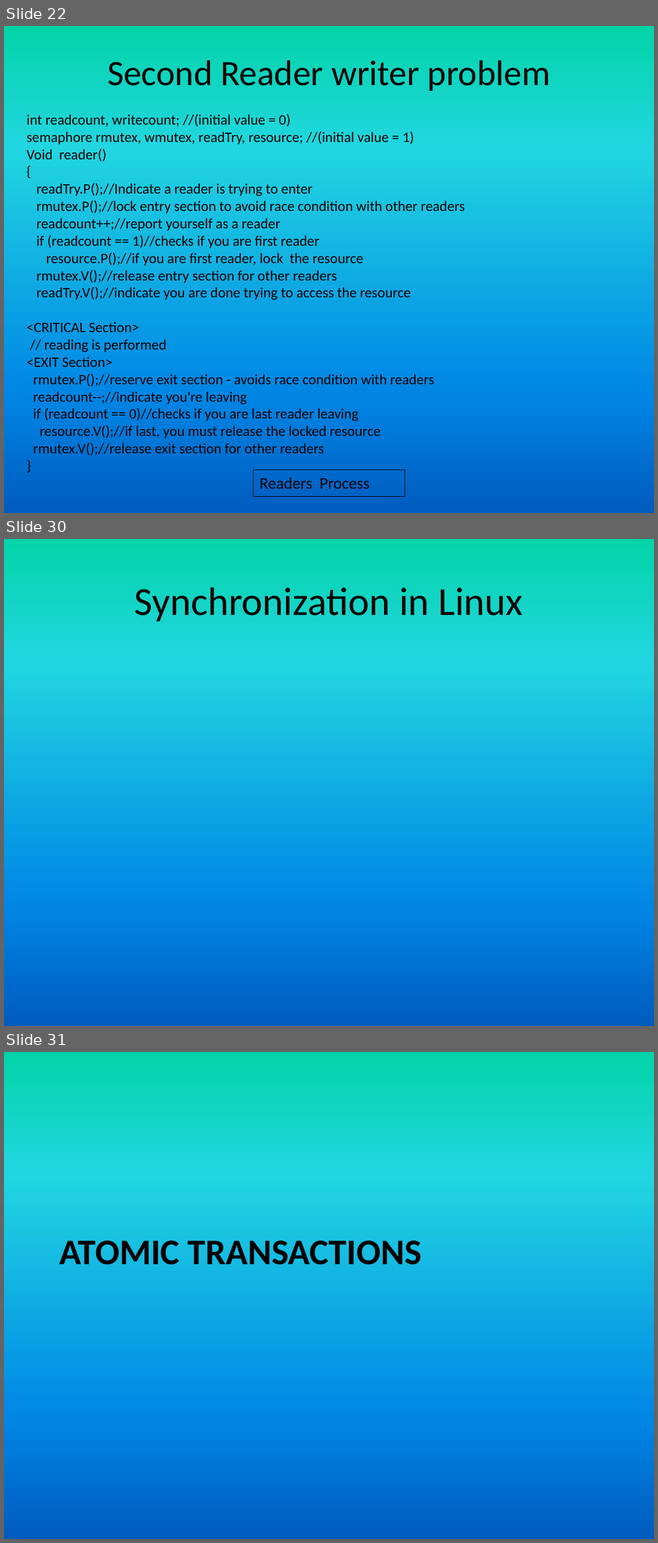
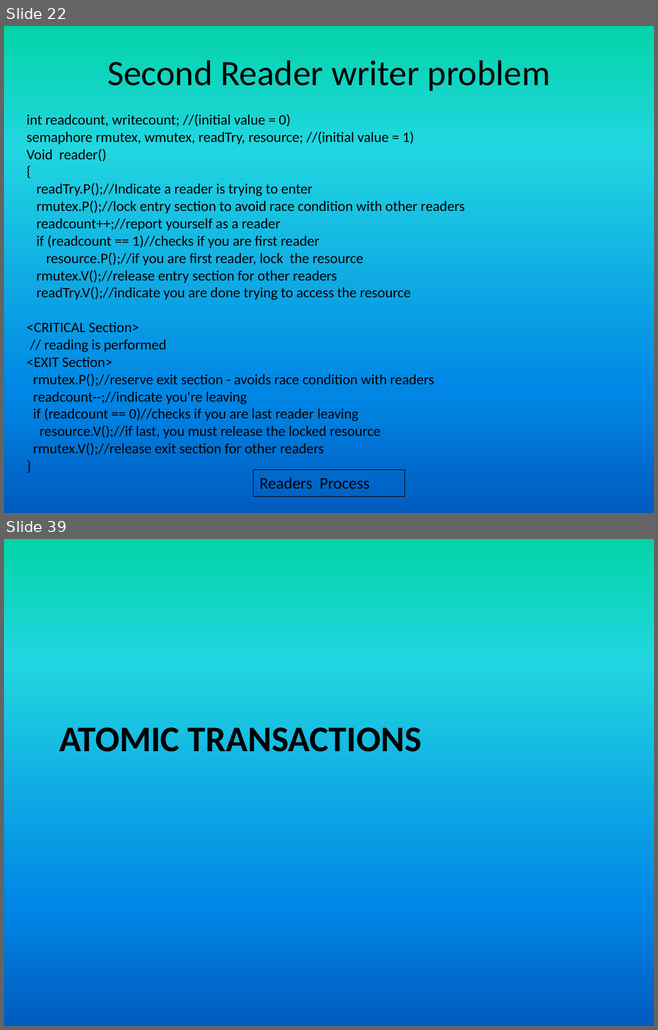
Before and after one commit to girishsukukumar/RTOS, a slide deck: RTOS-13 synchronization.pptx. Shown one above the other, each under a label of ours: slides 22, 30 and 31 before the commit, slides 22 and 39 after it; the slides between them are not shown. The pictures are 658x1543 and 658x1030 pixels, drawn with LibreOffice and Linux fonts; fonts in the diff are those of the drawing. Boxes give left, top, right and bottom in pixels: in the first picture for what was removed or moved away, otherwise in the second. Text is boxed around its words. In the diff, an @@ line names an element or a change of style, - is before the commit and + after.

```diff
--- a/RTOS-13 synchronization.pptx
+++ b/RTOS-13 synchronization.pptx
@@ slide 30 removed at [4, 539, 654, 1026], background gradient #03D4A8 to #21D6E0 to #0087E6 to #005CBF @@
@@ title removed at [134, 587, 523, 621] @@
-Synchronization in Linux
@@ what was slide 31 is now slide 39 @@
```
Also in this commit, not shown: 4 slides changed, 12 slides added, 3 other slides removed.
